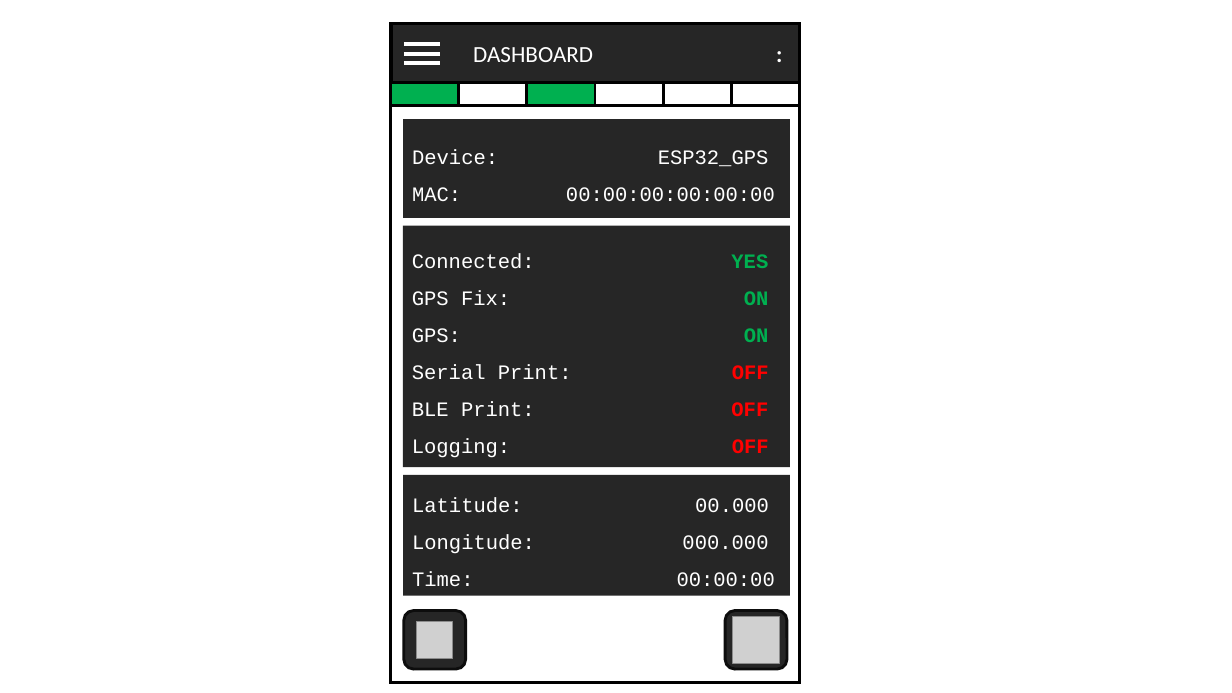
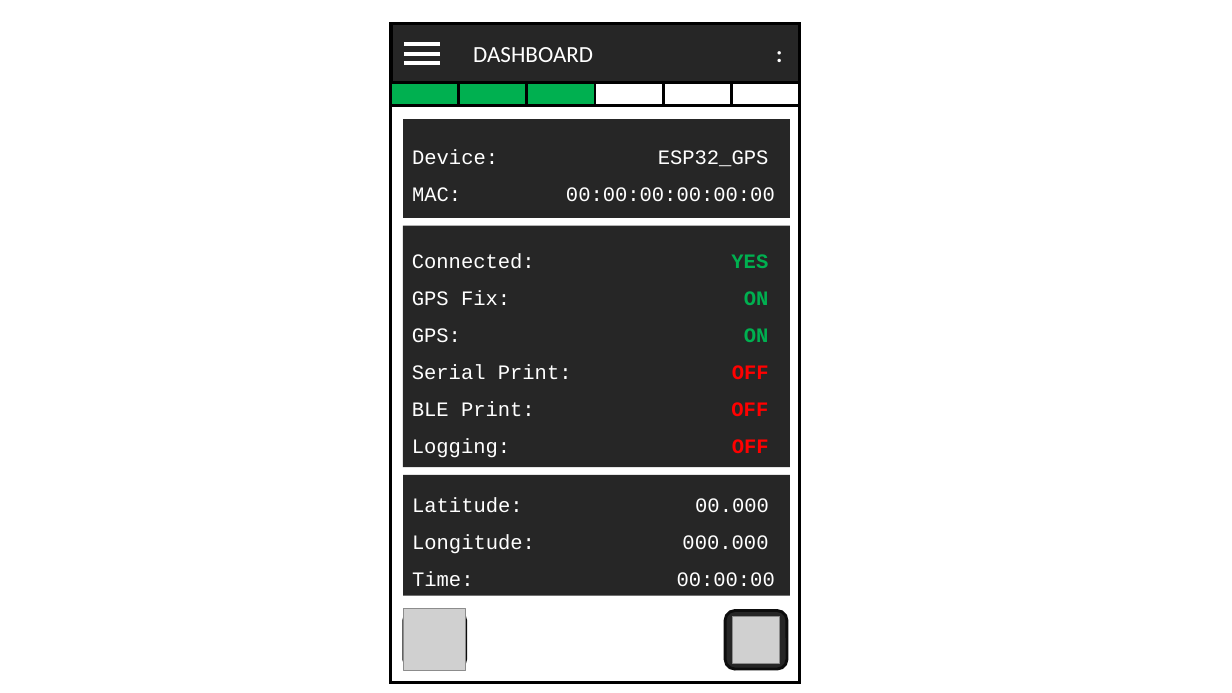
Before and after one commit to liuyal/Tiny_GPS_Logger, a slide deck: slide 1 of Test_Code/UI_examples/UI Mockup.pptx. Drawn at 1232x693 pixels with LibreOffice and Linux fonts; fonts in the diff are those of the drawing; grey boxes stand for pictures. Boxes give left, top, right and bottom in pixels: in the first picture for what was removed or moved away, otherwise in the second. Text is boxed around its words. In the diff, an @@ line names an element or a change of style, - is before the commit and + after.

```diff
--- a/Test_Code/UI_examples/UI Mockup.pptx
+++ b/Test_Code/UI_examples/UI Mockup.pptx
@@ rectangle at bbox=[458, 83, 527, 105]: fill #FFFFFF to #00B050 @@
@@ picture added at bbox=[404, 609, 466, 671] @@
@@ picture removed at bbox=[417, 622, 453, 659] @@
```
Also in this commit, not shown: 11 other files.
